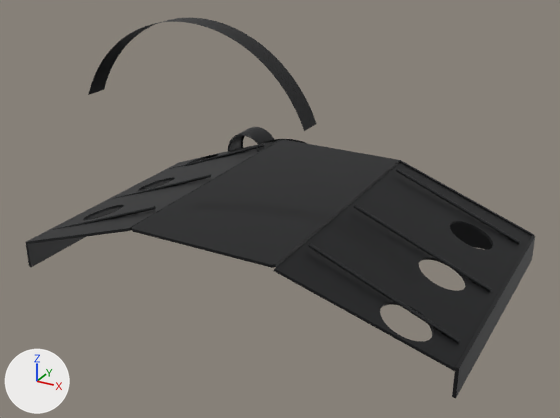
Two versions of the glTF model porsche-911sc-engine/parts/upper-air-guide.glb, one commit apart.
Camera for both pictures: a 50 mm camera at (445.0, -817.0, 531.0) aimed at (12.0, -29.0, 137.0). Every picture has the same lights, and +X, +Y and +Z are marked at lower left. The picture after the commit comes second. Where no turn or scale is listed for an object, it has been applied to the vertices. Vertices at exactly the same position are counted once.

Names of what the first picture shows: 'upper-air-guide:satinBlack'.
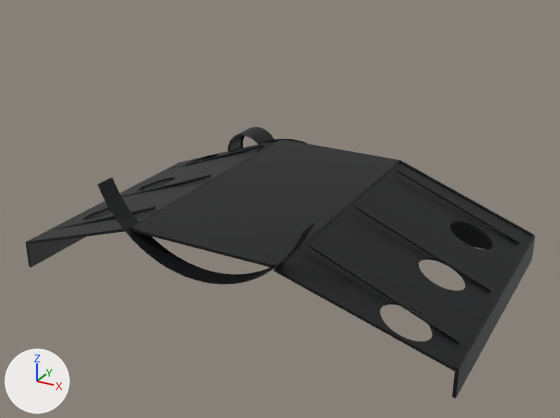
Where the newer file only moved an object's origin or applied its transform, the numbers keep the older frame.

What the commit changed:
me_mesh_0 is used by ob_upper_air_guide_satinblack; location (0.0, 6.0, 220.0).
me_mesh_0 had 802 vertices, 1368 faces and spanned x -292.0..292.0, y -206.0..206.0, z -176.0..176.0.
me_mesh_0 now has 802 vertices, 1368 faces and spans x -292.0..292.0, y -206.0..206.0, z -176.0..-17.0.
me_mesh_0 part 1: the loose piece of 98 vertices spanning x -131.0..131.0, y -206.0..-179.0, z 87.0..176.0 is turned -180 degrees about the y axis through its middle, then moved by (0.0, 0.0, -193.0).

What differs and where, as boxes (x1, y1, x2, y2) in the pictures (560 x 418 px; the box of a moved part takes in the faces that stretch with it):
'upper-air-guide:satinBlack', reshaped (29% shorter)
    before: (25, 18, 535, 398)
    after: (26, 127, 535, 398)
part 1 of me_mesh_0, moved or reshaped
    before: (88, 18, 316, 131)
    after: (97, 177, 314, 284)
